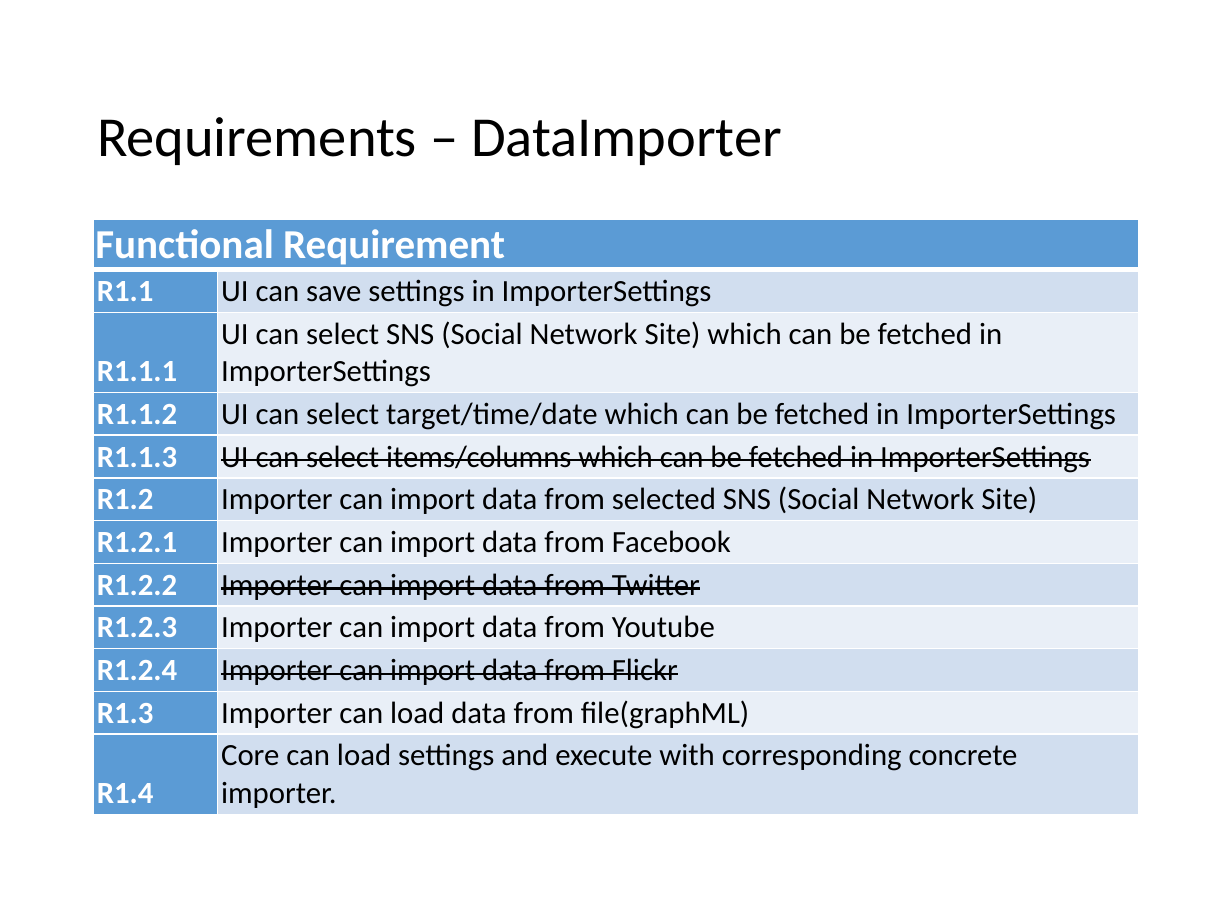
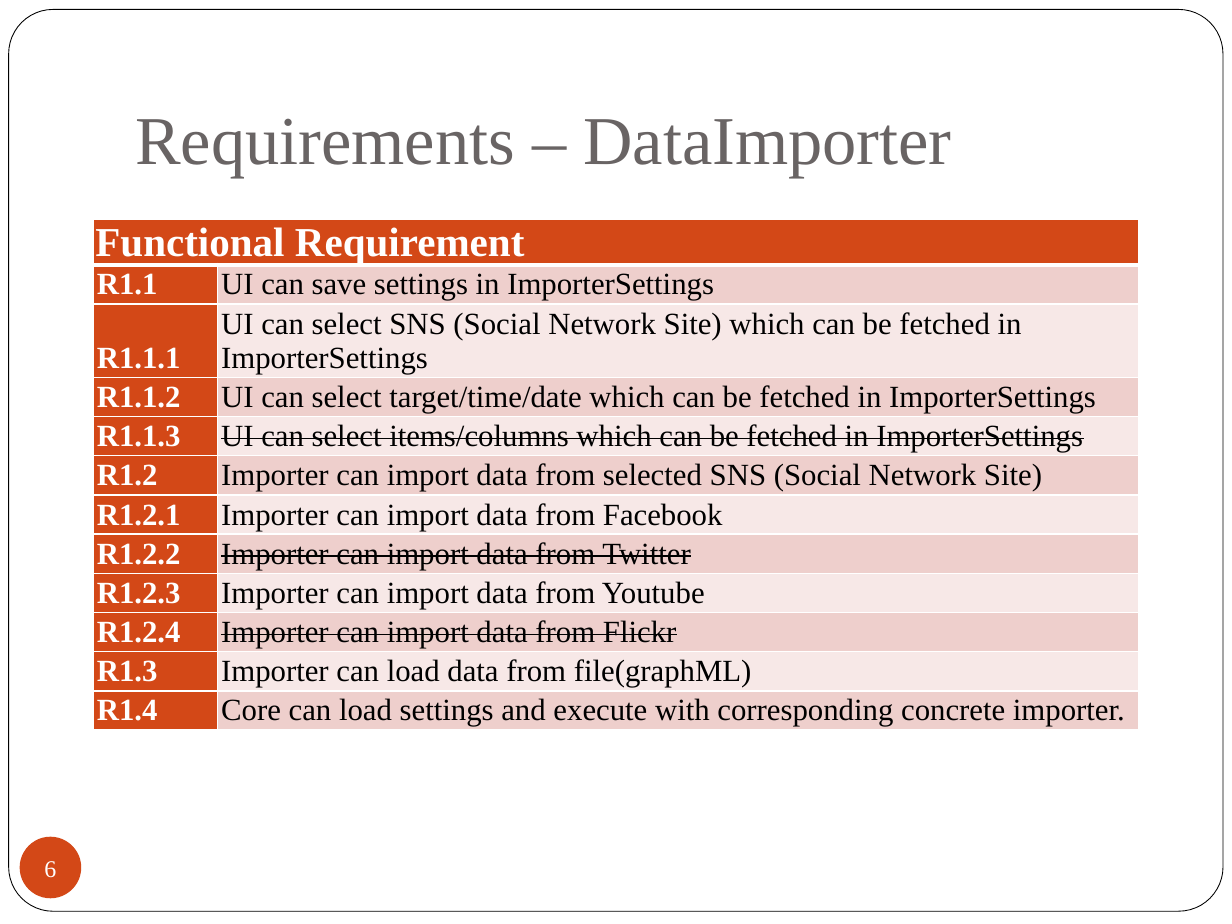
Before and after one commit to 2014-sed-team3/term-project, a slide deck: slide 6 of project/report/report.pptx. Drawn at 1232x924 pixels with LibreOffice and Linux fonts; fonts in the diff are those of the drawing. Boxes give left, top, right and bottom in pixels: in the first picture for what was removed or moved away, otherwise in the second. Text is boxed around its words. In the diff, an @@ line names an element or a change of style, - is before the commit and + after.

```diff
--- a/project/report/report.pptx
+++ b/project/report/report.pptx
@@ rounded rectangle added at (9, 10, 1223, 912), fill #FFFFFF, outline #000000 0.5 pt @@
@@ title "Requirements – DataImporter": place and size @@
-title "Requirements – DataImporter" at (97, 117, 782, 165)
+title "Requirements – DataImporter" at (135, 118, 951, 178)
@@ title "Requirements – DataImporter" at (135, 118, 951, 178): size 33 to 40 pt, font Calibri to Times New Roman, text colour #000000 to #696464; line spacing 0.9 to 1; vertical alignment middle to bottom @@
@@ table at (92, 219, 1138, 769) @@
@@ fill #5B9BD5 to #D34817 in 12 cells @@
@@ fill #D2DEEF to #EFCFCC in 6 cells @@
@@ fill #EAEFF7 to #F7E9E8 in 5 cells @@
@@ font Calibri to Times New Roman @@
@@ page number added at (20, 837, 81, 898), fill #D34817, 14 pt, text #FFFFFF @@
+6
```
Also in this commit, not shown: 46 other slides changed.
